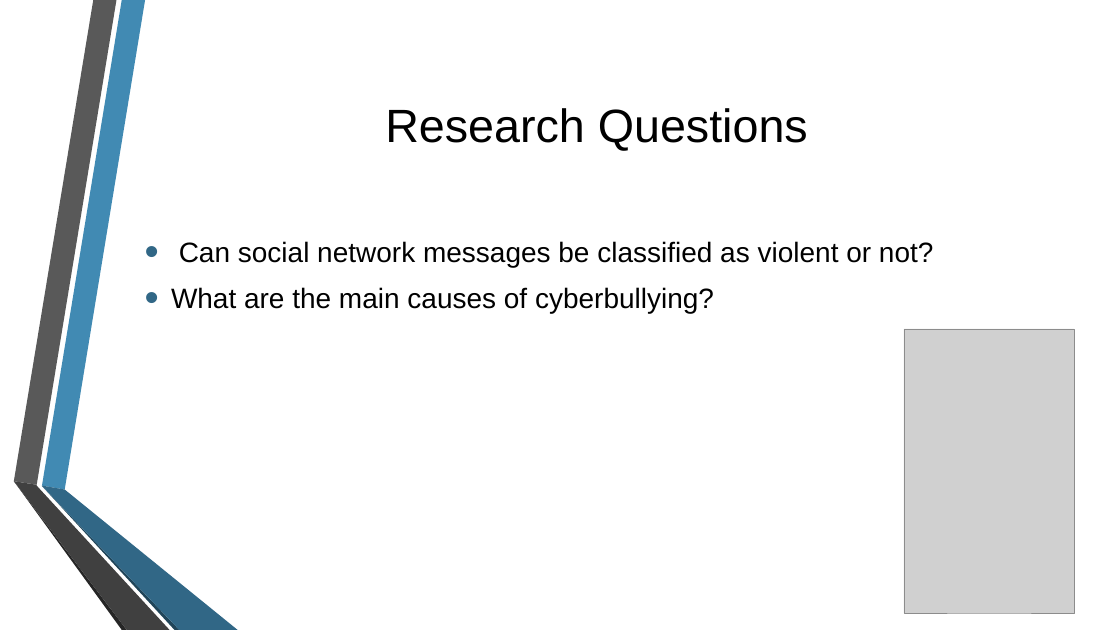
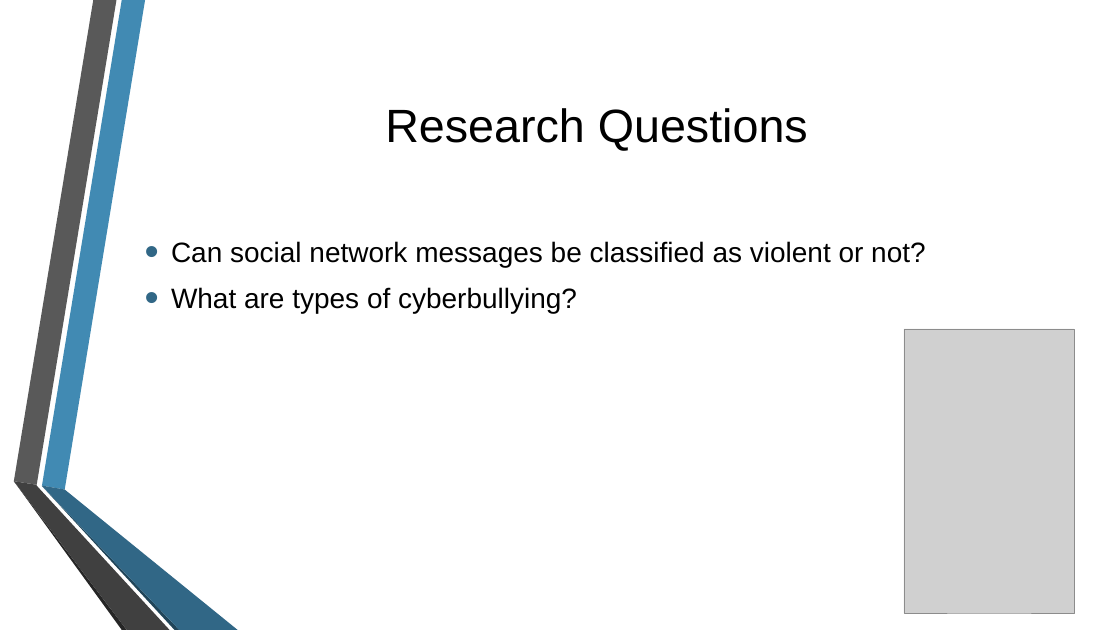
Before and after one commit to may-tal/nlpProject, a slide deck: slide 6 of CyberBullying.pptx. Drawn at 1120x630 pixels with LibreOffice and Linux fonts; fonts in the diff are those of the drawing; grey boxes stand for pictures; background and template pictures are left out. Boxes give left, top, right and bottom in pixels: in the first picture for what was removed or moved away, otherwise in the second. Text is boxed around its words. In the diff, an @@ line names an element or a change of style, - is before the commit and + after.

```diff
--- a/CyberBullying.pptx
+++ b/CyberBullying.pptx
@@ text at bbox=[171, 287, 577, 313]: text changed @@
-• What are the main causes of cyberbullying?
+• What are types of cyberbullying?
```
Also in this commit, not shown: 1 other slide changed, 1 slide added, 1 slide removed, 1 other file.
